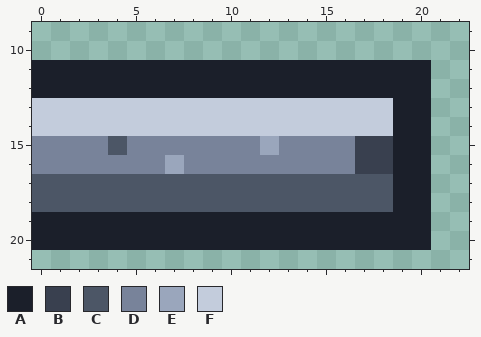
One commit to this pixel-art file: tiles/wall_end_w.aseprite. That is the earlier state.
32x32 pixels, 1 frame. Shown: x 0..22, y 9..21.
Palette (. is transparent): A #1b1f2a  B #39404f  C #4c5666  D #78839a  E #9aa6bc  F #c3ccdc
And afterwards:
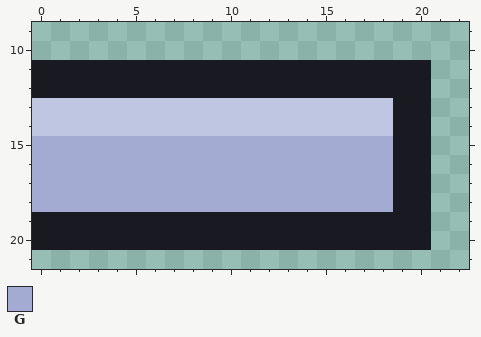
Colours new in this view: G #a3abd2
Changes in this commit:
colour A: #1b1f2a -> #191922
colour F: #c3ccdc -> #bfc6e2
Changed rows in their new state; - is a pixel that keeps its letter.
Layers "ink", "flat":
first column x 0:
15 GGGGGGGGGGGGGGGGGGG
16 GGGGGGGGGGGGGGGGGGG
17 GGGGGGGGGGGGGGGGGGG
18 GGGGGGGGGGGGGGGGGGG
Pixel boxes of the changes (left, top, right, bottom) in both pictures:
changed: (32, 60, 431, 250)
